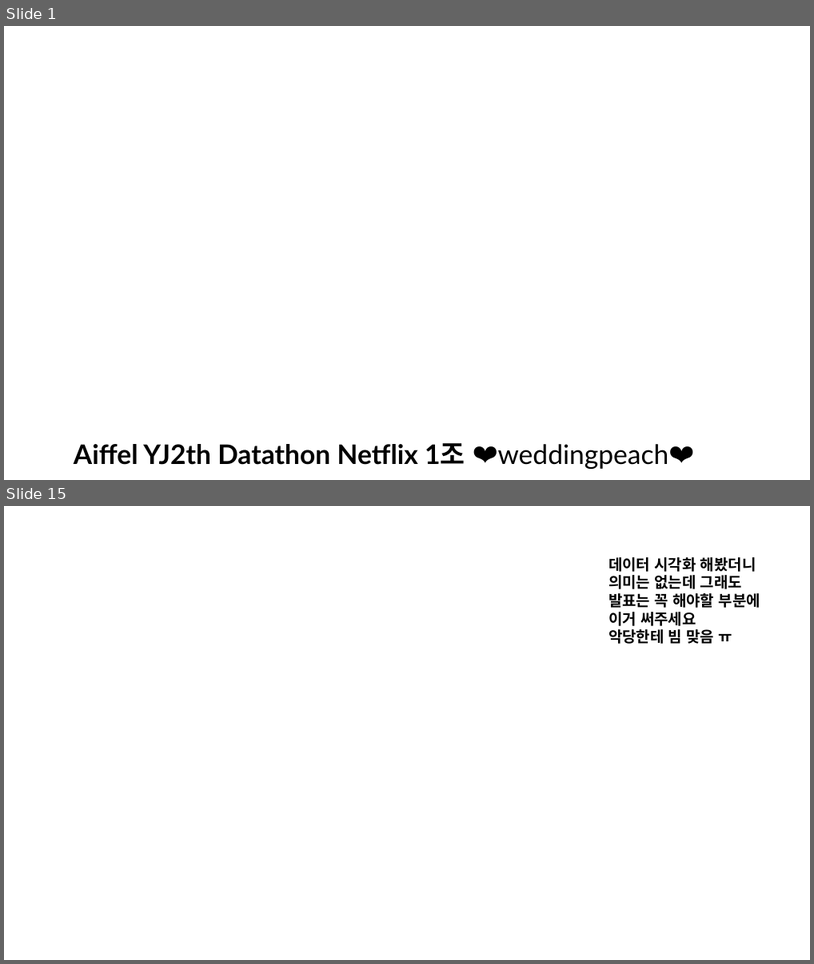
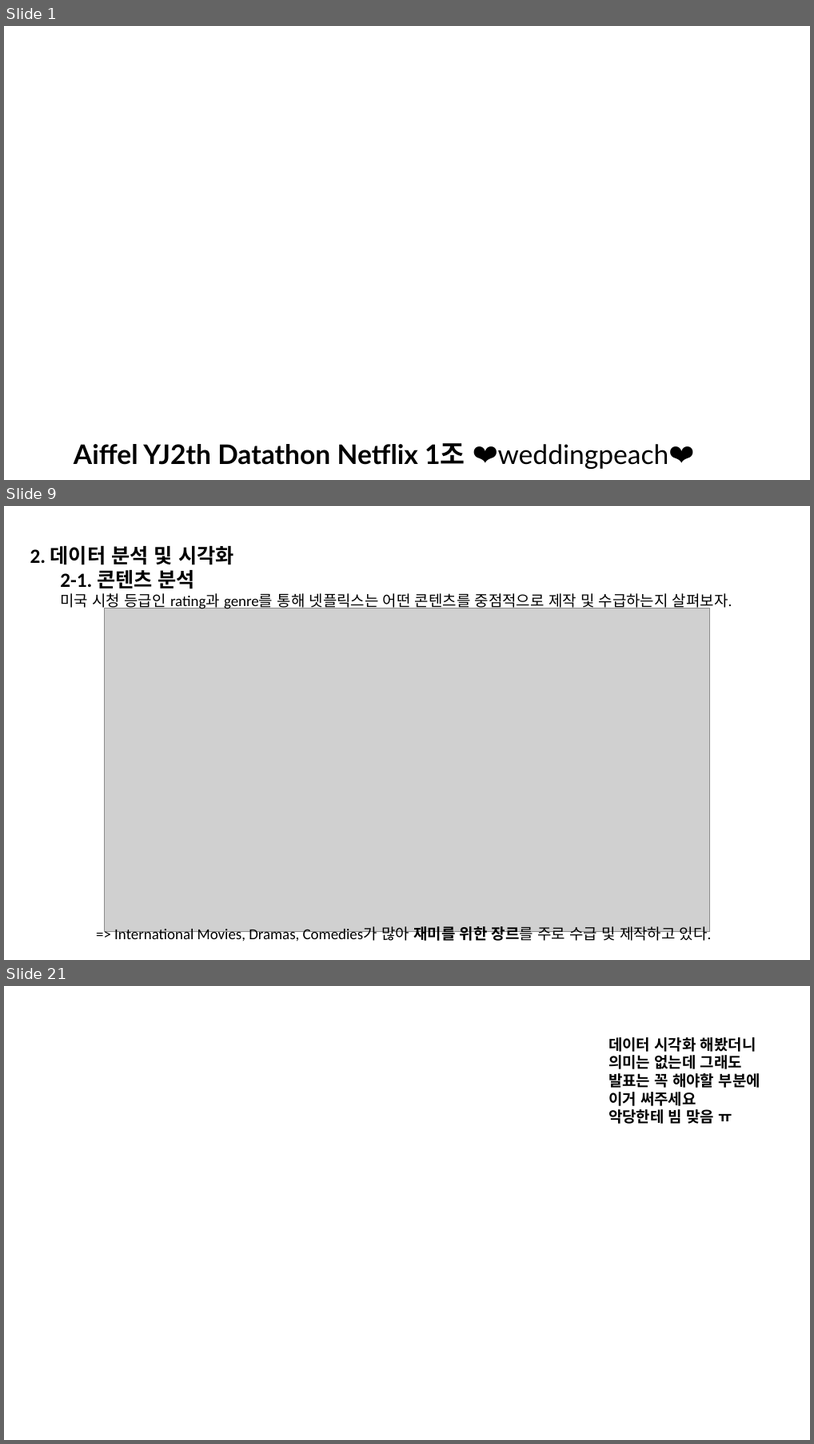
Before and after one commit to kim-seo-hyun/datathon, a slide deck: weddingpeach_speech_finish.pptx. Shown one above the other, each under a label of ours: slides 1 and 15 before the commit, slides 1, 9 and 21 after it; the slides between them are not shown. The pictures are 814x964 and 814x1444 pixels, drawn with LibreOffice and Linux fonts; fonts in the diff are those of the drawing; grey boxes stand for pictures; background and template pictures are left out. Boxes give left, top, right and bottom in pixels: in the first picture for what was removed or moved away, otherwise in the second. Text is boxed around its words. In the diff, an @@ line names an element or a change of style, - is before the commit and + after.

```diff
--- a/weddingpeach_speech_finish.pptx
+++ b/weddingpeach_speech_finish.pptx
@@ slide 9 added at [4,506,810,960], background #FFFFFF @@
@@ text added at [30,546,732,610], 18 pt, text #000000 @@
+2. 데이터 분석 및 시각화
+  2-1. 콘텐츠 분석
+  미국 시청 등급인 rating과 genre를 통해 넷플릭스는 어떤 콘텐츠를 중점적으로 제작 및 수급하는지 살펴보자.
@@ picture added at [105,608,710,932] @@
@@ text added at [114,924,712,944], 18 pt, text #000000 @@
+  => International Movies, Dramas, Comedies가 많아 재미를 위한 장르를 주로 수급 및 제작하고 있다.
@@ what was slide 15 is now slide 21 @@
```
Also in this commit, not shown: 5 slides changed, 13 other slides added, 20 slides removed.
